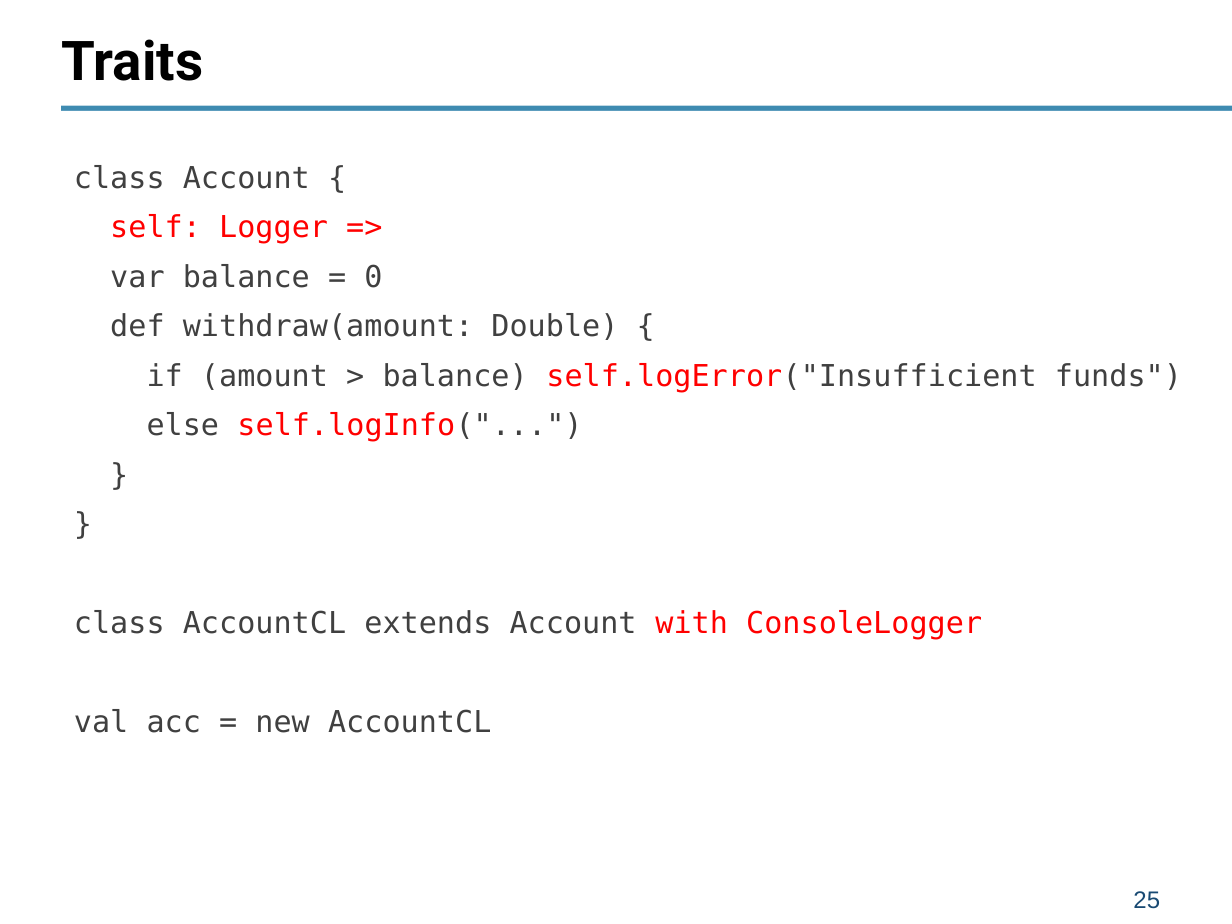
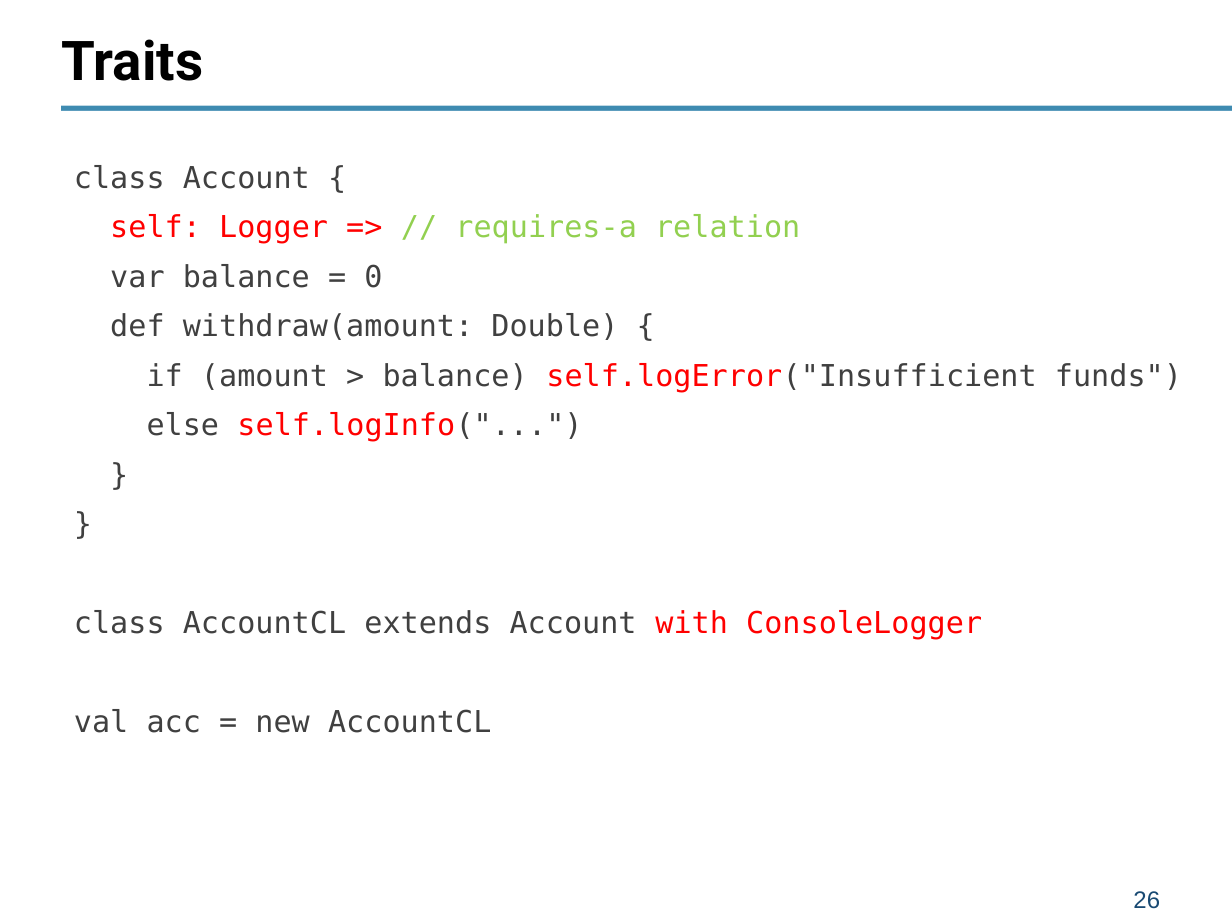
Before and after one commit to Vitaliy-Savkin/scala_patterns, a slide deck: slide 26 of presentations/Object-Functional patterns in Scala.pptx (slide 25 before the commit). Drawn at 1232x924 pixels with LibreOffice and Linux fonts; fonts in the diff are those of the drawing. Boxes give left, top, right and bottom in pixels: in the first picture for what was removed or moved away, otherwise in the second. Text is boxed around its words. In the diff, an @@ line names an element or a change of style, - is before the commit and + after.

```diff
--- a/presentations/Object-Functional patterns in Scala.pptx
+++ b/presentations/Object-Functional patterns in Scala.pptx
@@ text at (110, 214, 800, 244): text changed; text colour #FF0000 to #92D050 @@
-self: Logger =>
+self: Logger => // requires-a relation
@@ page number at (1133, 891, 1160, 909): text changed @@
-25
+26
```
Also in this commit, not shown: 3 other slides changed, 1 slide added, 2 other files.
